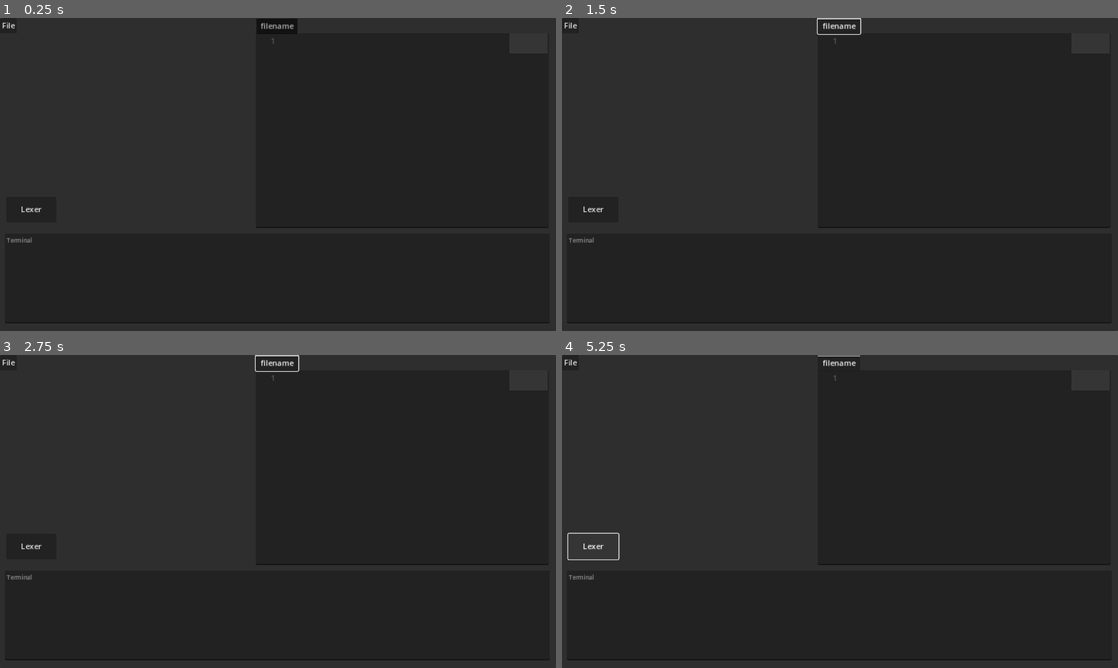
Above: before the commit, frames 1-4 (two rows, left to right).
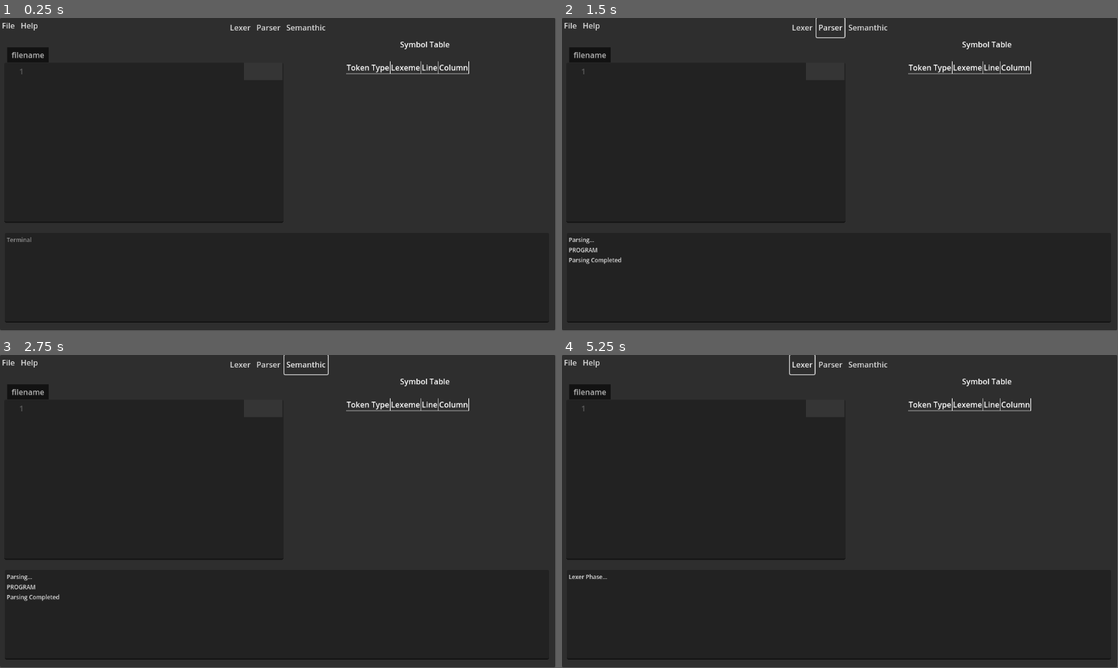
Above: after the commit, the same moments.

Repository: AlfredoAG025/MiniCompiler
Game: Godot game, scene res://scenes/UI.tscn
Two runs of this game, one before a commit and one after it. Both use one fixed random seed, a clock stepped at 60 frames per second and the inputs below. Before the commit the project starts from res://scenes/compiler.tscn.
Inputs (mouse positions are in pixels of both pictures, inside the frame that each line leads up to):
- Up to frame 1 (0.25 s): no input
- Up to frame 2 (1.5 s): click "Lexer" at 0.5 s; click (828, 27) at 1.25 s, where only the run after the commit has a clickable "Parser"
- Up to frame 3 (2.75 s): click (305, 364) at 2 s, where only the run after the commit has a clickable "Semanthic"
- Up to frame 4 (5.25 s): click "Lexer" at 2.75 s; click (828, 364) at 3.5 s, where only the run after the commit has a clickable "Parser"; click (867, 364) at 4.25 s, where only the run after the commit has a clickable "Semanthic"; click "Lexer" at 5 s
In our replay, the window is 800x450 before the commit and 799x449 after it. These sizes can differ from the game's own. Grey fills any space a smaller window leaves; there, only what the larger window draws over its background counts as a difference.

The runs differ from the first frame. In frame 1, 1.8% of the frame differs, in the area x 0-99%, y 0-98%; in frame 2, 1.8%; in frame 3, 1.8%; in frame 4, 1.8%.

Commit message:
PARSER V1 & LEXER UPDATE
* IF
* ASSIGNEMENT NUMERICS
* READ
* PRINT
* EXPRESSIONS
* CONDITIONS
* CODE BLOCKS

Diff:
--- a/project.godot
+++ b/project.godot
@@ -11,13 +11,9 @@
 [application]
 
 config/name="MiniCompiler"
-run/main_scene="res://scenes/compiler.tscn"
+run/main_scene="res://scenes/UI.tscn"
 config/features=PackedStringArray("4.1", "GL Compatibility")
 config/icon="res://icon.svg"
-
-[display]
-
-window/stretch/mode="canvas_items"
 
 [rendering]
 
--- /dev/null
+++ b/scenes/UI.tscn
@@ -0,0 +1,188 @@
+[gd_scene load_steps=7 format=3 uid="uid://dyf6xfhwwl06u"]
+
+[ext_resource type="Script" path="res://scripts/Lexer.gd" id="1_66s6a"]
+[ext_resource type="Script" path="res://scripts/UI.gd" id="1_l4mfc"]
+[ext_resource type="CodeHighlighter" uid="uid://dprdmkadh8tws" path="res://resources/CodeHighlighter.tres" id="1_tdhs6"]
+[ext_resource type="Texture2D" uid="uid://bcvdad3l4se5w" path="res://graphics/icons/open_file.png" id="3_kjvx3"]
+[ext_resource type="Texture2D" uid="uid://rvn2f1ftocix" path="res://graphics/icons/save_file.png" id="4_jiu0v"]
+[ext_resource type="Script" path="res://scripts/Parser.gd" id="6_770vs"]
+
+[node name="UI" type="Control"]
+process_mode = 1
+layout_mode = 3
+anchors_preset = 15
+anchor_right = 1.0
+anchor_bottom = 1.0
+grow_horizontal = 2
+grow_vertical = 2
+script = ExtResource("1_l4mfc")
+
+[node name="Panel" type="Panel" parent="."]
+layout_mode = 1
+anchors_preset = 15
+anchor_right = 1.0
+anchor_bottom = 1.0
+grow_horizontal = 2
+grow_vertical = 2
+size_flags_horizontal = 4
+
+[node name="Editor" type="CodeEdit" parent="Panel"]
+layout_mode = 2
+offset_left = 9.0
+offset_top = 93.0
+offset_right = 588.0
+offset_bottom = 425.0
+grow_horizontal = 2
+grow_vertical = 2
+size_flags_horizontal = 0
+syntax_highlighter = ExtResource("1_tdhs6")
+minimap_draw = true
+caret_blink = true
+symbol_lookup_on_click = true
+line_folding = true
+gutters_draw_executing_lines = true
+gutters_draw_line_numbers = true
+gutters_zero_pad_line_numbers = true
+gutters_draw_fold_gutter = true
+indent_use_spaces = true
+auto_brace_completion_enabled = true
+auto_brace_completion_highlight_matching = true
+
+[node name="StatusBox" type="TextEdit" parent="Panel"]
+layout_mode = 1
+anchors_preset = 12
+anchor_top = 1.0
+anchor_right = 1.0
+anchor_bottom = 1.0
+offset_left = 10.0
+offset_top = -202.0
+offset_right = -13.0
+offset_bottom = -16.0
+grow_horizontal = 2
+grow_vertical = 0
+theme_override_font_sizes/font_size = 12
+placeholder_text = "Terminal"
+caret_blink = true
+
+[node name="MenuBar" type="MenuBar" parent="Panel"]
+layout_mode = 1
+offset_right = 83.0
+offset_bottom = 31.0
+flat = true
+
+[node name="File" type="PopupMenu" parent="Panel/MenuBar"]
+title = "File"
+size = Vector2i(209, 100)
+item_count = 3
+item_0/text = "Open File...     Ctrl+O"
+item_0/icon = ExtResource("3_kjvx3")
+item_0/id = 0
+item_1/text = ""
+item_1/id = 2
+item_1/separator = true
+item_2/text = "Save file"
+item_2/icon = ExtResource("4_jiu0v")
+item_2/id = 1
+
+[node name="Help" type="PopupMenu" parent="Panel/MenuBar"]
+title = "Help"
+item_count = 4
+item_0/text = "Lexer Documentation"
+item_0/id = 0
+item_1/text = "Parser Documentation"
+item_1/id = 1
+item_2/text = "Semanthic Documentation"
+item_2/id = 2
+item_3/text = ""
+item_3/id = 3
+item_3/separator = true
+
+[node name="ActionsBar" type="HBoxContainer" parent="Panel"]
+layout_mode = 1
+anchors_preset = 5
+anchor_left = 0.5
+anchor_right = 0.5
+offset_left = -103.5
+offset_right = 103.5
+offset_bottom = 40.0
+grow_horizontal = 2
+
+[node name="Lexer" type="Button" parent="Panel/ActionsBar"]
+layout_mode = 2
+text = "Lexer"
+flat = true
+
+[node name="Parser" type="Button" parent="Panel/ActionsBar"]
+layout_mode = 2
+text = "Parser"
+flat = true
+
+[node name="Semanthic" type="Button" parent="Panel/ActionsBar"]
+layout_mode = 2
+text = "Semanthic"
+flat = true
+
+[node name="TabBar" type="TabBar" parent="Panel"]
+layout_mode = 1
+anchors_preset = 1
+anchor_left = 1.0
+anchor_right = 1.0
+offset_left = -1138.0
+offset_top = 61.0
+offset_right = -1048.0
+offset_bottom = 92.0
+grow_horizontal = 0
+tab_count = 1
+tab_0/title = "filename"
+
+[node name="SymbolTable" type="RichTextLabel" parent="Panel"]
+layout_mode = 1
+anchors_preset = 6
+anchor_left = 1.0
+anchor_top = 0.5
+anchor_right = 1.0
+anchor_bottom = 0.5
+offset_left = -434.0
+offset_top = -234.0
+offset_right = -21.0
+offset_bottom = 100.0
+grow_horizontal = 0
+grow_vertical = 2
+bbcode_enabled = true
+text = "[table={3}]{cells}[/table]"
+scroll_following = true
+autowrap_mode = 0
+
+[node name="Lexer" type="Node" parent="."]
+script = ExtResource("1_66s6a")
+
+[node name="Parser" type="Node" parent="."]
+script = ExtResource("6_770vs")
+
+[node name="FileDialog" type="FileDialog" parent="."]
+title = "Open a File"
+initial_position = 1
+size = Vector2i(640, 480)
+ok_button_text = "Abrir"
+file_mode = 0
+filters = PackedStringArray("*.txt")
+
+[node name="AcceptDialog" type="AcceptDialog" parent="."]
+initial_position = 1
+size = Vector2i(200, 100)
+dialog_text = "File Saved!"
+
+[node name="Label" type="Label" parent="."]
+layout_mode = 0
+offset_left = 830.0
+offset_top = 43.0
+offset_right = 934.0
+offset_bottom = 69.0
+text = "Symbol Table"
+
+[connection signal="text_changed" from="Panel/Editor" to="Lexer" method="_on_code_edit_text_changed"]
+[connection signal="id_pressed" from="Panel/MenuBar/File" to="." method="_on_file_id_pressed"]
+[connection signal="id_pressed" from="Panel/MenuBar/Help" to="." method="_on_help_id_pressed"]
+[connection signal="pressed" from="Panel/ActionsBar/Lexer" to="Lexer" method="_on_lexer_pressed"]
+[connection signal="pressed" from="Panel/ActionsBar/Parser" to="Parser" method="_on_parser_pressed"]
+[connection signal="file_selected" from="FileDialog" to="." method="_on_file_dialog_file_selected"]
--- a/scenes/compiler.tscn
+++ /dev/null
@@ -1,126 +0,0 @@
-[gd_scene load_steps=6 format=3 uid="uid://dyf6xfhwwl06u"]
-
-[ext_resource type="Script" path="res://scripts/Lexer.gd" id="1_66s6a"]
-[ext_resource type="Script" path="res://scripts/Compiler.gd" id="1_gb3hq"]
-[ext_resource type="CodeHighlighter" uid="uid://dprdmkadh8tws" path="res://resources/CodeHighlighter.tres" id="1_tdhs6"]
-[ext_resource type="Texture2D" uid="uid://bcvdad3l4se5w" path="res://graphics/icons/open_file.png" id="3_kjvx3"]
-[ext_resource type="Texture2D" uid="uid://rvn2f1ftocix" path="res://graphics/icons/save_file.png" id="4_jiu0v"]
-
-[node name="Compiler" type="Control"]
-layout_mode = 3
-anchors_preset = 15
-anchor_right = 1.0
-anchor_bottom = 1.0
-grow_horizontal = 2
-grow_vertical = 2
-script = ExtResource("1_gb3hq")
-
-[node name="Panel" type="Panel" parent="."]
-layout_mode = 1
-anchors_preset = 15
-anchor_right = 1.0
-anchor_bottom = 1.0
-grow_horizontal = 2
-grow_vertical = 2
-size_flags_horizontal = 4
-
-[node name="CodeEdit" type="CodeEdit" parent="Panel"]
-layout_mode = 1
-anchors_preset = 15
-anchor_right = 1.0
-anchor_bottom = 1.0
-offset_left = 530.0
-offset_top = 31.0
-offset_right = -15.0
-offset_bottom = -213.0
-grow_horizontal = 2
-grow_vertical = 2
-size_flags_horizontal = 0
-syntax_highlighter = ExtResource("1_tdhs6")
-minimap_draw = true
-symbol_lookup_on_click = true
-line_folding = true
-gutters_draw_executing_lines = true
-gutters_draw_line_numbers = true
-gutters_zero_pad_line_numbers = true
-gutters_draw_fold_gutter = true
-indent_use_spaces = true
-auto_brace_completion_enabled = true
-auto_brace_completion_highlight_matching = true
-
-[node name="TextEdit" type="TextEdit" parent="Panel"]
-layout_mode = 1
-anchors_preset = 12
-anchor_top = 1.0
-anchor_right = 1.0
-anchor_bottom = 1.0
-offset_left = 10.0
-offset_top = -202.0
-offset_right = -13.0
-offset_bottom = -16.0
-grow_horizontal = 2
-grow_vertical = 0
-theme_override_font_sizes/font_size = 12
-placeholder_text = "Terminal"
-
-[node name="Lexer" type="Button" parent="Panel"]
-layout_mode = 0
-offset_left = 13.0
-offset_top = 370.0
-offset_right = 117.0
-offset_bottom = 423.0
-text = "Lexer"
-
-[node name="MenuBar" type="MenuBar" parent="Panel"]
-layout_mode = 1
-anchors_preset = 10
-anchor_right = 1.0
-offset_bottom = 31.0
-grow_horizontal = 2
-
-[node name="File" type="PopupMenu" parent="Panel/MenuBar"]
-size = Vector2i(116, 100)
-item_count = 3
-item_0/text = "Open File...     Ctrl+O"
-item_0/icon = ExtResource("3_kjvx3")
-item_0/id = 0
-item_1/text = ""
-item_1/id = 2
-item_1/separator = true
-item_2/text = "Save file"
-item_2/icon = ExtResource("4_jiu0v")
-item_2/id = 1
-
-[node name="TabBar" type="TabBar" parent="Panel"]
-layout_mode = 1
-anchors_preset = 1
-anchor_left = 1.0
-anchor_right = 1.0
-offset_left = -622.0
-offset_top = 1.0
-offset_right = -532.0
-offset_bottom = 32.0
-grow_horizontal = 0
-tab_count = 1
-tab_0/title = "filename"
-
-[node name="Lexer" type="Node" parent="."]
-script = ExtResource("1_66s6a")
-
-[node name="FileDialog" type="FileDialog" parent="."]
-title = "Open a File"
-initial_position = 1
-size = Vector2i(640, 480)
-ok_button_text = "Abrir"
-file_mode = 0
-filters = PackedStringArray("*.txt")
-
-[node name="AcceptDialog" type="AcceptDialog" parent="."]
-initial_position = 1
-size = Vector2i(200, 100)
-dialog_text = "File Saved!"
-
-[connection signal="text_changed" from="Panel/CodeEdit" to="Lexer" method="_on_code_edit_text_changed"]
-[connection signal="pressed" from="Panel/Lexer" to="Lexer" method="_on_lexer_pressed"]
-[connection signal="id_pressed" from="Panel/MenuBar/File" to="." method="_on_file_id_pressed"]
-[connection signal="file_selected" from="FileDialog" to="." method="_on_file_dialog_file_selected"]
--- a/scripts/Compiler.gd
+++ /dev/null
@@ -1,27 +0,0 @@
-extends Control
-
-@onready var file_dialog = $FileDialog
-@onready var code_edit = $Panel/CodeEdit
-@onready var accept_dialog = $AcceptDialog
-@onready var tab_bar = $Panel/TabBar
-
-enum {OPEN = 0, SAVE_FILE = 1}
-
-
-func _on_file_id_pressed(id):
-	match  id:
-		OPEN:
-			file_dialog.show()
-		SAVE_FILE:
-			var content = code_edit.text
-			var file = FileAccess.open("res://source_code.txt", FileAccess.WRITE_READ)
-			file.store_string(content)
-			file.close()
-			accept_dialog.show()
-
-func _on_file_dialog_file_selected(path):
-	var file = FileAccess.open(path, FileAccess.READ)
-	var content = file.get_as_text()
-	code_edit.text = content
-	file.close()
-	tab_bar.set_tab_title(0, path.substr(6))
--- /dev/null
+++ b/scripts/ErrorCompiler.gd
@@ -0,0 +1,9 @@
+extends Node
+
+class_name ErrorCompiler
+
+enum errors
+{ILEGAL_CHAR, ILEGAL_CHAR_CHARS, ILEGAL_CHAR_DOUBLE}
+
+static func make_string(error: int) -> String:
+	return ErrorCompiler.errors.keys()[error]
--- a/scripts/Lexer.gd
+++ b/scripts/Lexer.gd
@@ -2,12 +2,19 @@
 
 class_name Lexer
 
-@onready var code_edit = $"../Panel/CodeEdit"
-@onready var terminal = $"../Panel/TextEdit"
+@onready var code_edit = $"../Panel/Editor"
+@onready var status_box = $"../Panel/StatusBox"
+@onready var symbol_table = $"../Panel/SymbolTable"
+
 
 var source : String
 var current_character : String
 var current_position : int
+
+var row = 1
+var col = 1
+
+var cells : String
 
 func _ready():
 	lexer()
@@ -15,16 +22,16 @@
 
 # make tokens
 func lexer():
-	terminal.text = ""
+	cells = ""
+	symbol_table.text = "[table={4}][cell border=#fff]Token Type[/cell][cell border=#fff]Lexeme[/cell][cell border=#fff]Line[/cell][cell border=#fff]Column[/cell]" + cells + "[/table]"
 	init(code_edit.text)
 
 	var token : Token = self.get_token()
 	if token !=null:
 		while token.kind != TokenType.token_types.EOF:
-			terminal.text += str(token)
-			terminal.text += '\n'
+			cells += "[cell border=#fff]" + TokenType.token_types.find_key(token.kind) + "[/cell]" + "[cell border=#fff]" + token.text + "[/cell]" + "[cell border=#fff]" + str(token.position.x) + "[/cell]" + "[cell border=#fff]" + str(token.position.y) + "[/cell]"
+			symbol_table.text = "[table={4}][cell border=#fff]Token Type[/cell][cell border=#fff]Lexeme[/cell][cell border=#fff]Line[/cell][cell border=#fff]Column[/cell]" + cells + "[/table]"
 			token = self.get_token()
-
 			if token == null:
 				break;
 	else:
@@ -53,7 +60,8 @@
 
 # If token is not recognitze, send error message
 func abort(message):
-	terminal.text += "Lexing error " + message
+	error_string(FAILED)
+	status_box.text = "Lexing error: " + message
 
 # Handle white spaces
 func skip_white_space():
@@ -130,7 +138,7 @@
 			var startPos = self.current_position
 
 			while self.current_character != '\"':
-				if self.current_character == '\r' or self.current_character == '\n' or self.current_character == '\t' or self.current_character == '\\' or self.current_character == '%':
+				if self.current_character == '@EOF' or self.current_character == '\r' or self.current_character == '\n' or self.current_character == '\t' or self.current_character == '\\' or self.current_character == '%':
 					self.abort("Illegal character in string.")
 					break;
 				self.nextChar()
@@ -146,7 +154,7 @@
 
 					# Must have at least one digit after decimal
 					if not self.peek().is_valid_int():
-						self.abort("Illegal character in double.")
+						self.abort(ErrorCompiler.make_string(ErrorCompiler.errors.ILEGAL_CHAR_DOUBLE))
 					while self.peek().is_valid_int():
 						self.nextChar()
 					var tokenText = self.source.substr(startPos, current_position - startPos + 1)
@@ -168,17 +176,19 @@
 					token = Token.new(tokenText, TokenType.token_types[keyword])
 			else:
 				# Unknown token!
-				abort(self.current_character)
+				abort(ErrorCompiler.make_string(ErrorCompiler.errors.ILEGAL_CHAR) + ': "' +self.current_character + '"')
 	if token != null:
-		token.position = current_position
+		col = current_position + 1
+		token.position = Vector2i(row, col)
 	self.nextChar()
 	return token
 
 func _on_lexer_pressed():
+	status_box.text = "Lexer Phase..."
 	lexer()
 
 
 
 func _on_code_edit_text_changed():
+	status_box.text = "Lexer Phase..."
 	lexer()
-	pass
--- /dev/null
+++ b/scripts/Parser.gd
@@ -0,0 +1,197 @@
+extends Node
+
+@onready var lexer : Lexer = $"../Lexer"
+@onready var status_box = $"../Panel/StatusBox"
+@onready var editor = $"../Panel/Editor"
+@onready var parserbtn = $"../Panel/ActionsBar/Parser"
+
+
+
+
+var curToken : Token
+var peekToken : Token
+
+var has_error = false
+
+func parser(lexer):
+	has_error = false
+	lexer.init(editor.text)
+
+	#Initialize the cur and peek tokens
+	nextToken()
+	nextToken()
+
+	status_box.text = "Parsing..."
+	program()
+	status_box.text += "\nParsing Completed"
+
+func program():
+	status_box.text += '\nPROGRAM'
+
+	# Parse all the statements in the program.
+	while not checkToken(TokenType.token_types.EOF):
+		if has_error:
+			break
+		statement()
+
+func statement():
+	# Check the first token to see what kind of statement this is.
+
+	# output ::= "print" '"' "text" '"' ";"
+	if checkToken(TokenType.token_types.PRINT):
+		status_box.text += '\nSTATEMENT-PRINT'
+		nextToken()
+
+		if checkToken(TokenType.token_types.STRING):
+			# Simple String.
+			nextToken()
+			semicolon()
+		else:
+			abort("Expected String at " + str(curToken))
+	# assignment ::= datatype identifier "=" expression ";"
+	elif is_data_type():
+		status_box.text += '\nSTATEMENT-ASSIGNMENT'
+		assignment()
+	# input ::= "read" identifier ";"
+	elif checkToken(TokenType.token_types.READ):
+		status_box.text += '\nSTATEMENT-INPUT'
+		nextToken()
+
+		if checkToken(TokenType.token_types.IDENTIFIER):
+			# Identifier.
+			nextToken()
+			semicolon()
+		else:
+			abort("Expected Identifier at " + str(curToken))
+	elif checkToken(TokenType.token_types.IF):
+		status_box.text += '\nSTATEMENT-IF'
+		nextToken()
+		condition()
+		codeblock()
+	else:
+		nextToken()
+
+func assignment():
+	nextToken()
+	if checkToken(TokenType.token_types.IDENTIFIER):
+		nextToken()
+		if checkToken(TokenType.token_types.EQ):
+			nextToken()
+			expression()
+			semicolon()
+		else:
+			abort("Expected '=' at " + str(curToken))
+	else:
+		abort("Expected Identifier at " + str(curToken))
+
+func is_data_type():
+	return checkToken(TokenType.token_types.INT) or checkToken(TokenType.token_types.DOUBLE) or checkToken(TokenType.token_types.CHARS)
+
+func codeblock():
+	status_box.text += '\nCODEBLOCK'
+
+	if checkToken(TokenType.token_types.LCBRA):
+		nextToken()
+
+		# ZERO OR MORE STATEMENTS IN THE BODY
+		while not checkToken(TokenType.token_types.RCBRA):
+			statement()
+			if checkToken(TokenType.token_types.EOF):
+				abort("Expected } at " + str(curToken))
+				break
+	else:
+		abort("Expected { at " + str(curToken))
+
+# "("  expression  ")"
+func condition():
+	status_box.text += '\nCONDITION'
+	if checkToken(TokenType.token_types.LPAR):
+		nextToken()
+		expression()
+		if is_comparison_operator():
+			nextToken()
+			expression()
+			if checkToken(TokenType.token_types.RPAR):
+				nextToken()
+			else:
+				abort("Expected ) at " + str(curToken))
+		else:
+			abort("Expected comparison operator at " + str(curToken))
+	else:
+			abort("Expected ( at " + str(curToken))
+
+func is_comparison_operator():
+	return checkToken(TokenType.token_types.GT) or checkToken(TokenType.token_types.GTEQ) or checkToken(TokenType.token_types.LT) or checkToken(TokenType.token_types.LTEQ) or checkToken(TokenType.token_types.EQEQ) or checkToken(TokenType.token_types.NOTEQ)
+
+# expression ::= term {( "-" | "+" ) term}
+func expression():
+	status_box.text += '\nEXPRESSION'
+	term()
+	# Can have 0 or more +/- and expressions.
+	while checkToken(TokenType.token_types.PLUS) or checkToken(TokenType.token_types.MINUS):
+		nextToken()
+		term()
+
+# term ::= unary {( "/" | "*" ) unary}
+func term():
+	status_box.text += '\nTERM'
+	unary()
+	# Can have 0 or more *// and expressions.
+	while checkToken(TokenType.token_types.ASTERISK) or checkToken(TokenType.token_types.SLASH):
+		nextToken()
+		unary()
+
+# unary ::= ["+" | "-"] primary
+func unary():
+	status_box.text += '\nUNARY'
+	# Optional unary +/-
+	if checkToken(TokenType.token_types.PLUS) or checkToken(TokenType.token_types.MINUS):
+		nextToken()
+	primary()
+
+# primary ::= number | ident
+func primary():
+	status_box.text += '\nPRIMARY'
+
+	if checkToken(TokenType.token_types.INTEGER) or checkToken(TokenType.token_types.IDENTIFIER) or checkToken(TokenType.token_types.DECIMAL):
+		nextToken()
+	else:
+		# ERROR!
+		abort("Expected a Number or Identifier at: " + str(curToken))
+
+func semicolon():
+	# Require at least one semicolon.
+	to_match(TokenType.token_types.SEMICOLON)
+	# We allow extra semicolon
+	while checkToken(TokenType.token_types.SEMICOLON):
+		nextToken()
+
+# Return true if the current token matches.
+func checkToken(kind):
+	return kind == curToken.kind
+
+# Return true if the next token matches.
+func checkPeek(kind):
+	return kind == peekToken.kind
+
+# Try to match current token. If not, error. Advances the current token.
+func to_match(kind):
+	if kind == TokenType.token_types.NL:
+		nextToken()
+		return
+	if not self.checkToken(kind):
+		abort("Expected " + TokenType.type_to_string(kind) + ", got " + TokenType.type_to_string(curToken.kind))
+
+# Advances the current token.
+func nextToken():
+	curToken = peekToken
+	peekToken = lexer.get_token()
+
+# Error
+func abort(message):
+	if not has_error:
+		status_box.text += '\nParser ERROR: ' + message
+		has_error = true
+
+func _on_parser_pressed():
+	parser(lexer)
--- a/scripts/Token.gd
+++ b/scripts/Token.gd
@@ -4,14 +4,17 @@
 
 var text : String
 var kind : int
-var position : int
+var position : Vector2i
+
+func _ready():
+	pass
 
 func _init(tokenText, tokenKind):
 	text = tokenText
 	kind = tokenKind
 
 func _to_string():
-	return "lexeme: %s, type: %s, position: %d" % [text, TokenType.token_types.find_key(kind), position]
+	return "lexeme: %s, type: %s, position: %d, %d" % [text, TokenType.token_types.find_key(kind), position.x, position.y]
 
 static func is_valid_keyword(tokenText : String):
 	for token_kind in TokenType.token_types:
--- a/scripts/TokenType.gd
+++ b/scripts/TokenType.gd
@@ -10,3 +10,6 @@
 , EQ = 201, PLUS = 202, MINUS = 203, ASTERISK = 204, SLASH = 205, EQEQ = 206, NOTEQ = 207, LT = 208, LTEQ = 209
 , GT = 210, GTEQ = 211, LCBRA = 212, RCBRA = 213, LPAR = 214, RPAR = 215
 }
+
+static func type_to_string(kind: int) -> String:
+	return token_types.find_key(kind)
--- /dev/null
+++ b/scripts/UI.gd
@@ -0,0 +1,50 @@
+extends Control
+
+@onready var file_dialog = $FileDialog
+@onready var code_edit = $Panel/Editor
+@onready var accept_dialog = $AcceptDialog
+@onready var tab_bar = $Panel/TabBar
+
+
+
+enum File {OPEN, SAVE}
+enum Help {LEXER, PARSER, SEMANTHIC}
+
+var absolute_root = ProjectSettings.globalize_path("res://")
+
+var lexer_docs_path = absolute_root + "/docs/lexer.pdf"
+var parser_docs_path = absolute_root + "/docs/parser.pdf"
+var semanthic_docs_path = absolute_root + "/docs/semanthic.pdf"
+
+
+
+func _on_file_id_pressed(id):
+	match  id:
+		File.OPEN:
+			file_dialog.show()
+		File.SAVE:
+			var content = code_edit.text
+			var file = FileAccess.open("res://source_code.txt", FileAccess.WRITE_READ)
+			file.store_string(content)
+			file.close()
+			accept_dialog.show()
+
+func _on_file_dialog_file_selected(path):
+	var file = FileAccess.open(path, FileAccess.READ)
+	var content = file.get_as_text()
+	code_edit.text = content
+	file.close()
+	tab_bar.set_tab_title(0, path.substr(6))
+
+
+
+func _on_help_id_pressed(id):
+	match id:
+		Help.LEXER:
+			OS.shell_open(lexer_docs_path)
+		Help.PARSER:
+			OS.shell_open(parser_docs_path)
+		Help.SEMANTHIC:
+			OS.shell_open(semanthic_docs_path)
+
+	pass # Replace with function body.
Not shown, changed: source_code.txt
Not shown, added: docs/lexer.pdf
Not shown, added: docs/parser.pdf
Not shown, added: docs/semanthic.pdf
